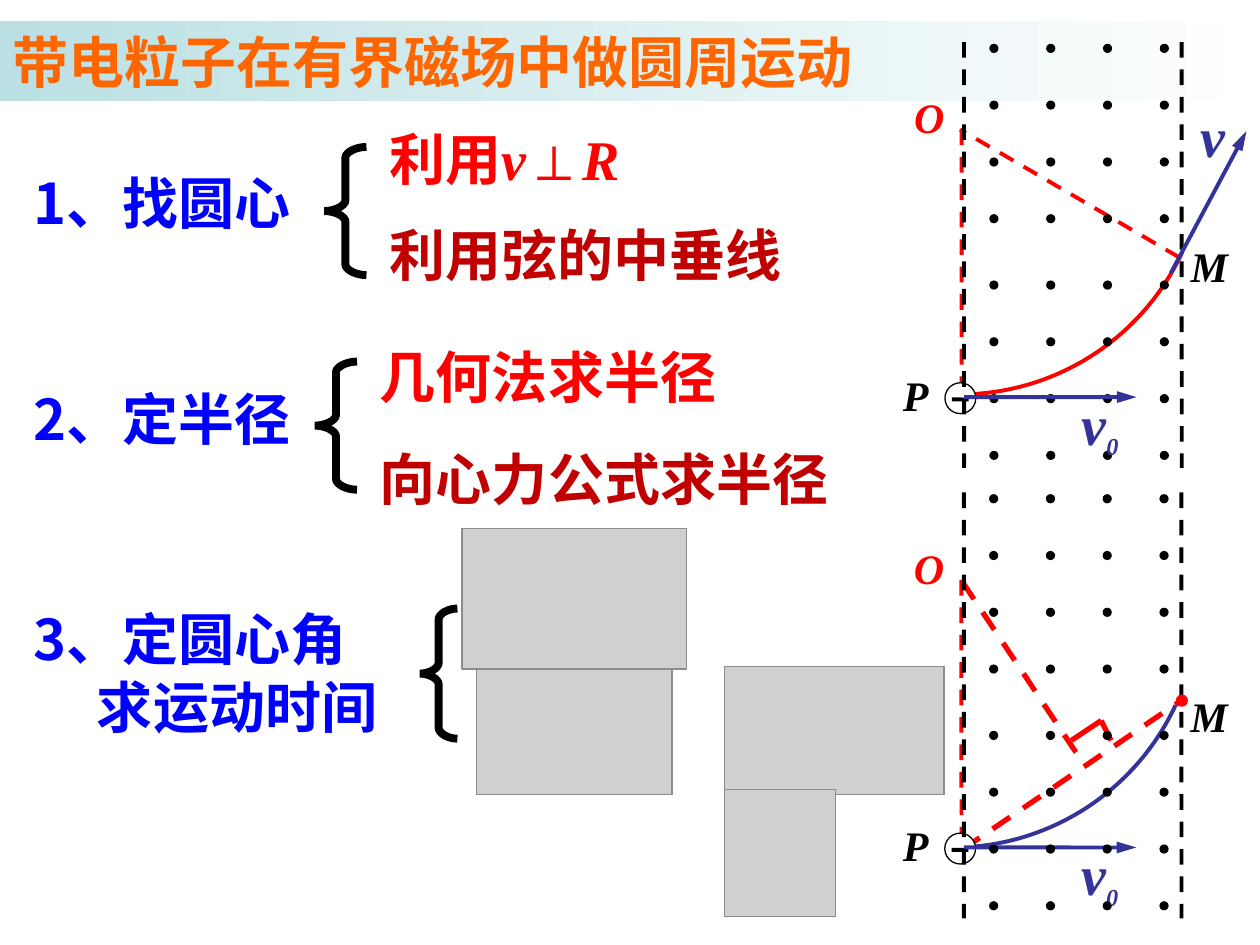
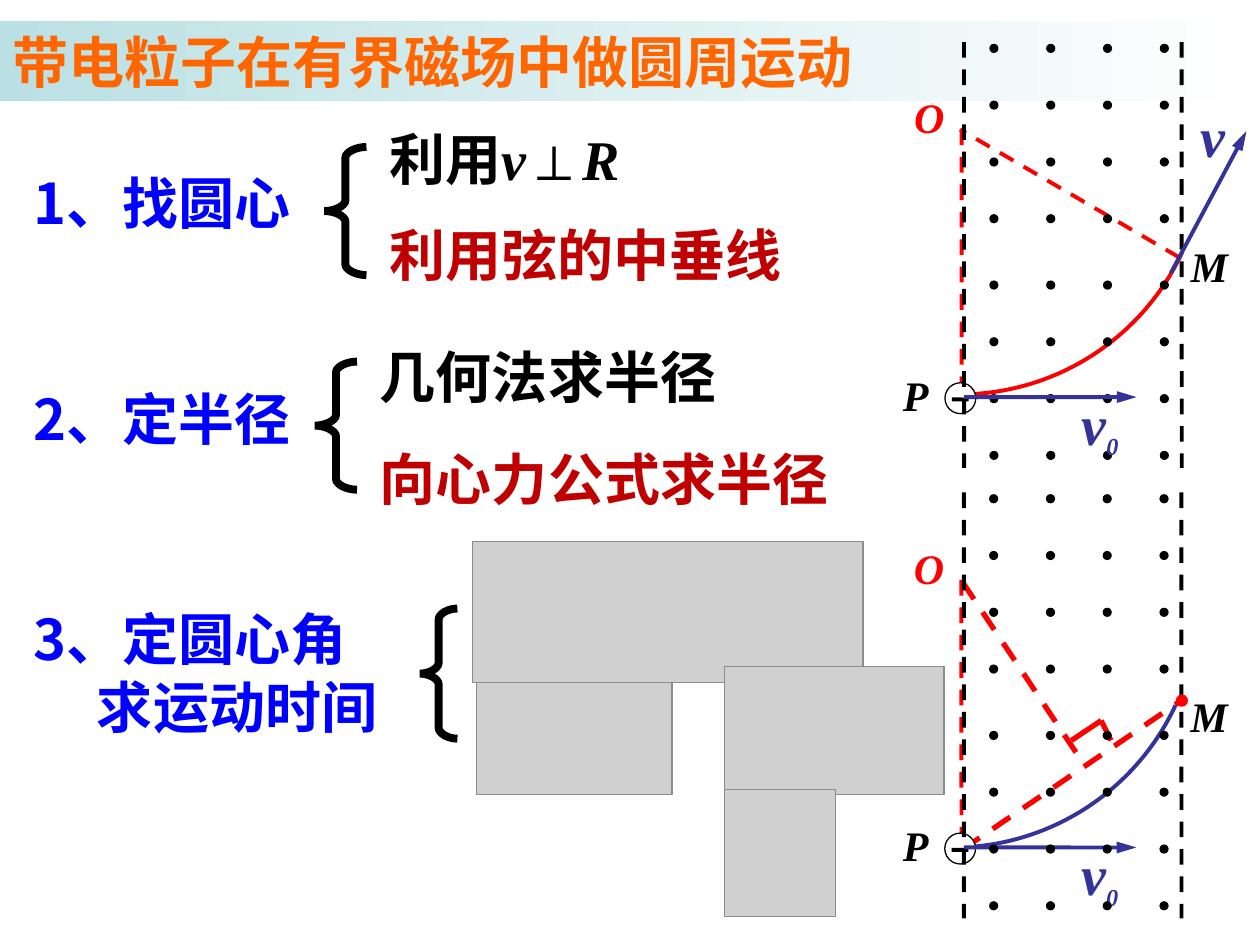
Before and after one commit to saddestboy/wuli2, a slide deck: slide 3 of 3.6 带电粒子在匀强磁场中的运动/3.6b 带电粒子在匀强磁场中的运动 （习题课）.ppt. Drawn at 1260x945 pixels with LibreOffice and Linux fonts; fonts in the diff are those of the drawing; grey boxes stand for pictures. Boxes give left, top, right and bottom in pixels: in the first picture for what was removed or moved away, otherwise in the second. Text is boxed around its words. In the diff, an @@ line names an element or a change of style, - is before the commit and + after.

```diff
--- a/3.6 带电粒子在匀强磁场中的运动/3.6b 带电粒子在匀强磁场中的运动 （习题课）.ppt
+++ b/3.6 带电粒子在匀强磁场中的运动/3.6b 带电粒子在匀强磁场中的运动 （习题课）.ppt
@@ text "利用v⊥R" at box(389, 132, 619, 185): text colour #FF0000 to #000000 @@
@@ text "几何法求半径" at box(380, 350, 716, 403): text colour #FF0000 to #000000 @@
@@ picture: place and size @@
-picture at box(462, 528, 687, 669)
+picture at box(472, 542, 863, 683)
```
Also in this commit, not shown: 21 other slides changed, 6 slides added, 5 slides removed.
